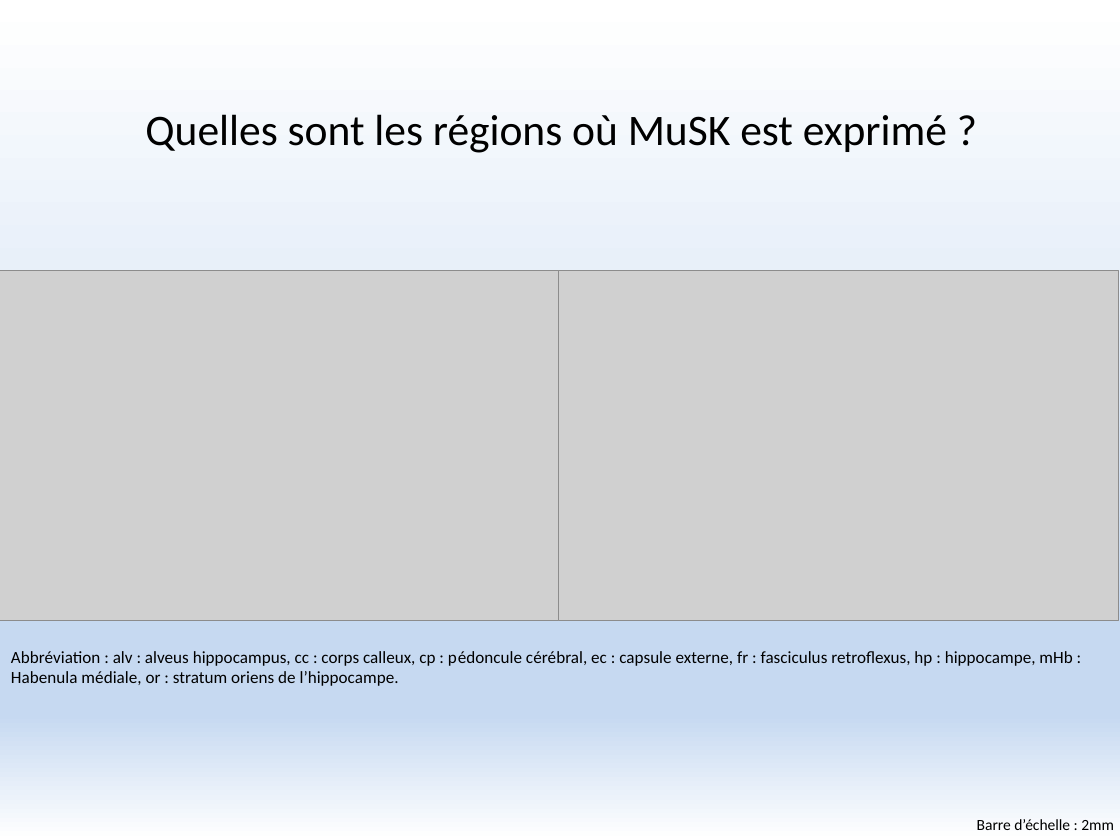
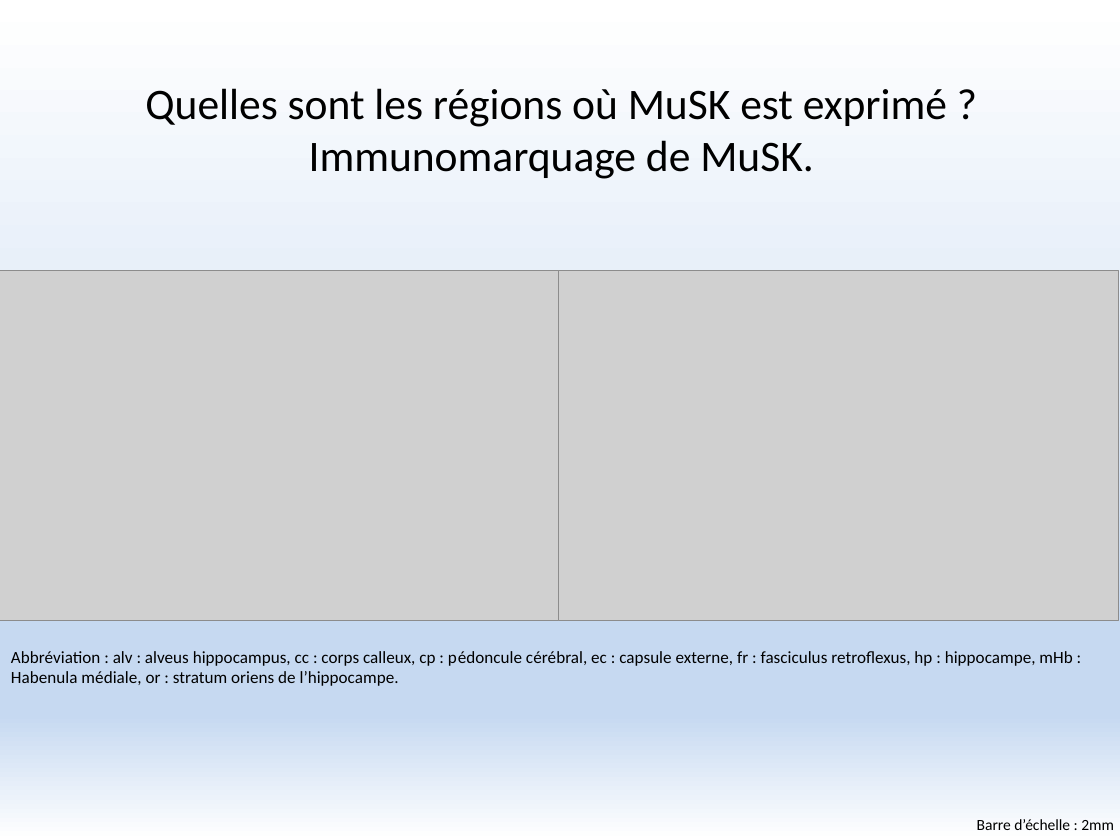
Before and after one commit to FlorentKl/rapport-m2, a slide deck: slide 8 of Présentation Oral.pptx. Drawn at 1120x840 pixels with LibreOffice and Linux fonts; fonts in the diff are those of the drawing; grey boxes stand for pictures. Boxes give left, top, right and bottom in pixels: in the first picture for what was removed or moved away, otherwise in the second. Text is boxed around its words. In the diff, an @@ line names an element or a change of style, - is before the commit and + after.

```diff
--- a/Présentation Oral.pptx
+++ b/Présentation Oral.pptx
@@ title at [145,88,947,179]: text changed @@
-Quelles sont les régions où MuSK est exprimé ?
+Quelles sont les régions où MuSK est exprimé ? Immunomarquage de MuSK.
```
Also in this commit, not shown: 11 other slides changed.
